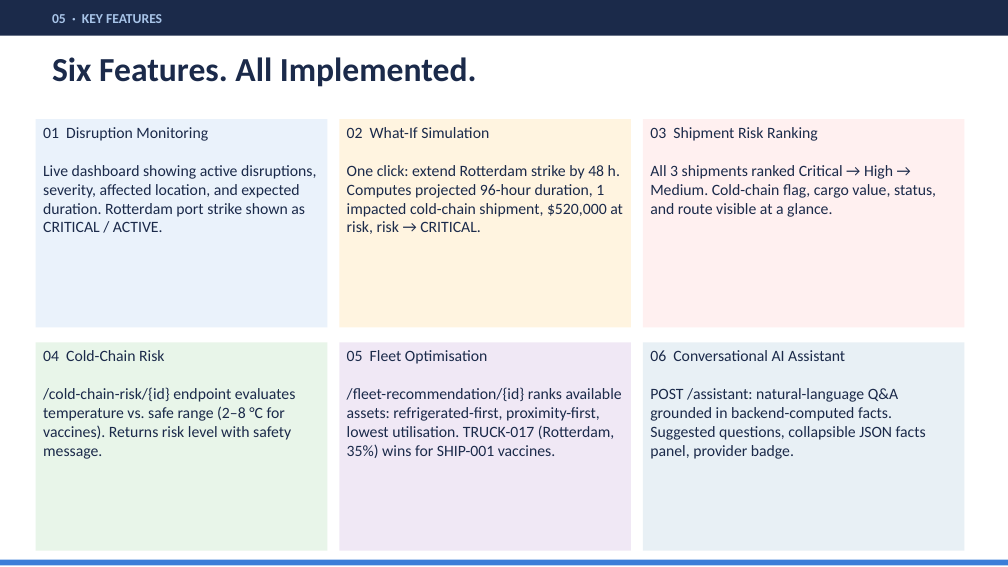
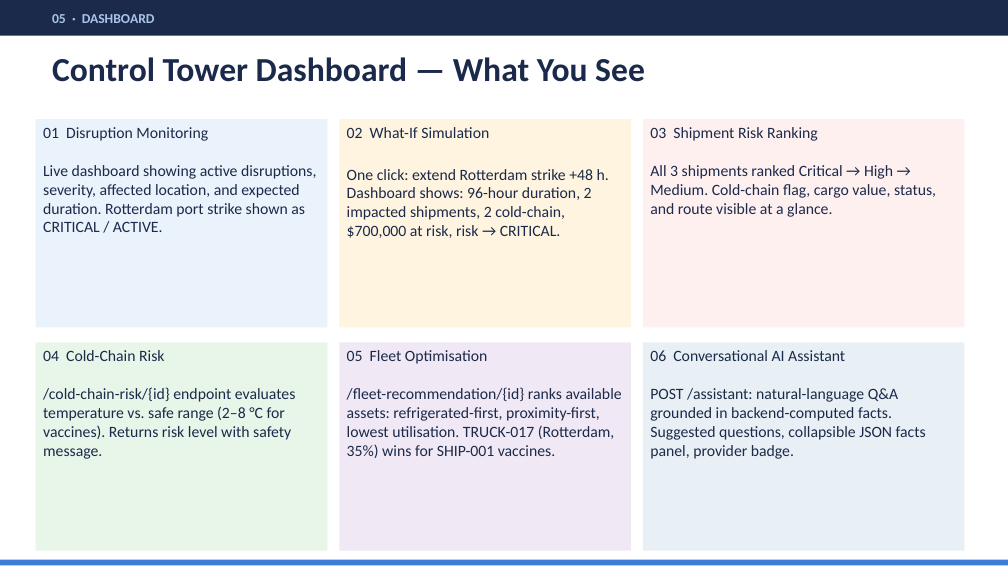
Before and after one commit to khushigol10/bob-ai-hackathon--code_crew-, a slide deck: slide 5 of presentation/slides.pptx. Drawn at 1008x567 pixels with LibreOffice and Linux fonts; fonts in the diff are those of the drawing. Boxes give left, top, right and bottom in pixels: in the first picture for what was removed or moved away, otherwise in the second. Text is boxed around its words. In the diff, an @@ line names an element or a change of style, - is before the commit and + after.

```diff
--- a/presentation/slides.pptx
+++ b/presentation/slides.pptx
@@ text at (x1=52, y1=14, x2=155, y2=23): text changed @@
-05 · KEY FEATURES
+05 · DASHBOARD
@@ text at (x1=52, y1=57, x2=645, y2=82): text changed @@
-Six Features. All Implemented.
+Control Tower Dashboard — What You See
@@ text in rectangle at (x1=347, y1=169, x2=609, y2=238): text changed @@
-One click: extend Rotterdam strike by 48 h. Computes projected 96-hour duration, 1 impacted cold-chain shipment, $520,000 at risk, risk → CRITICAL.
+One click: extend Rotterdam strike +48 h. Dashboard shows: 96-hour duration, 2 impacted shipments, 2 cold-chain, $700,000 at risk, risk → CRITICAL.
```
Also in this commit, not shown: 1 other slide changed, 11 other files.
